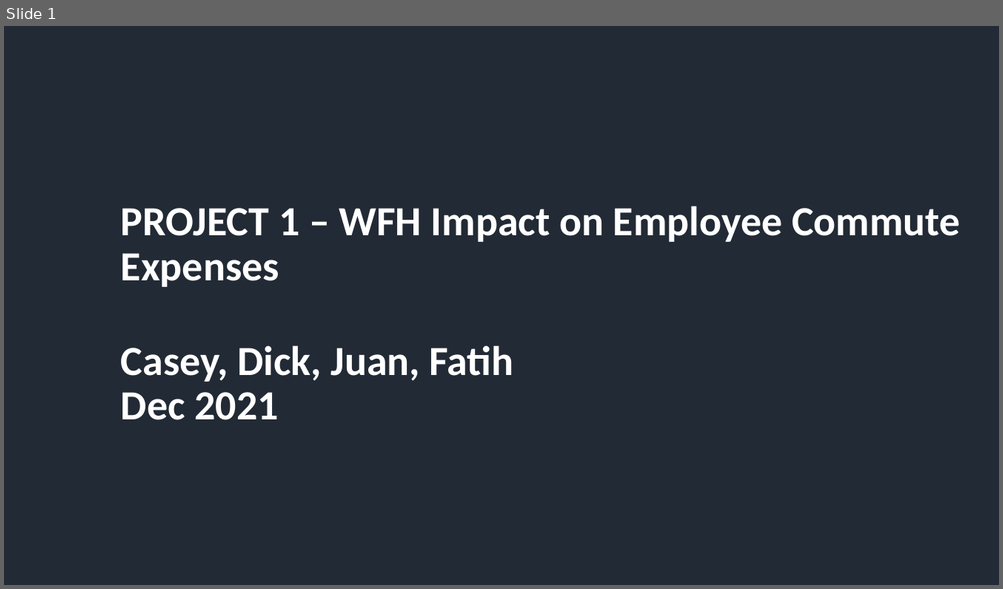
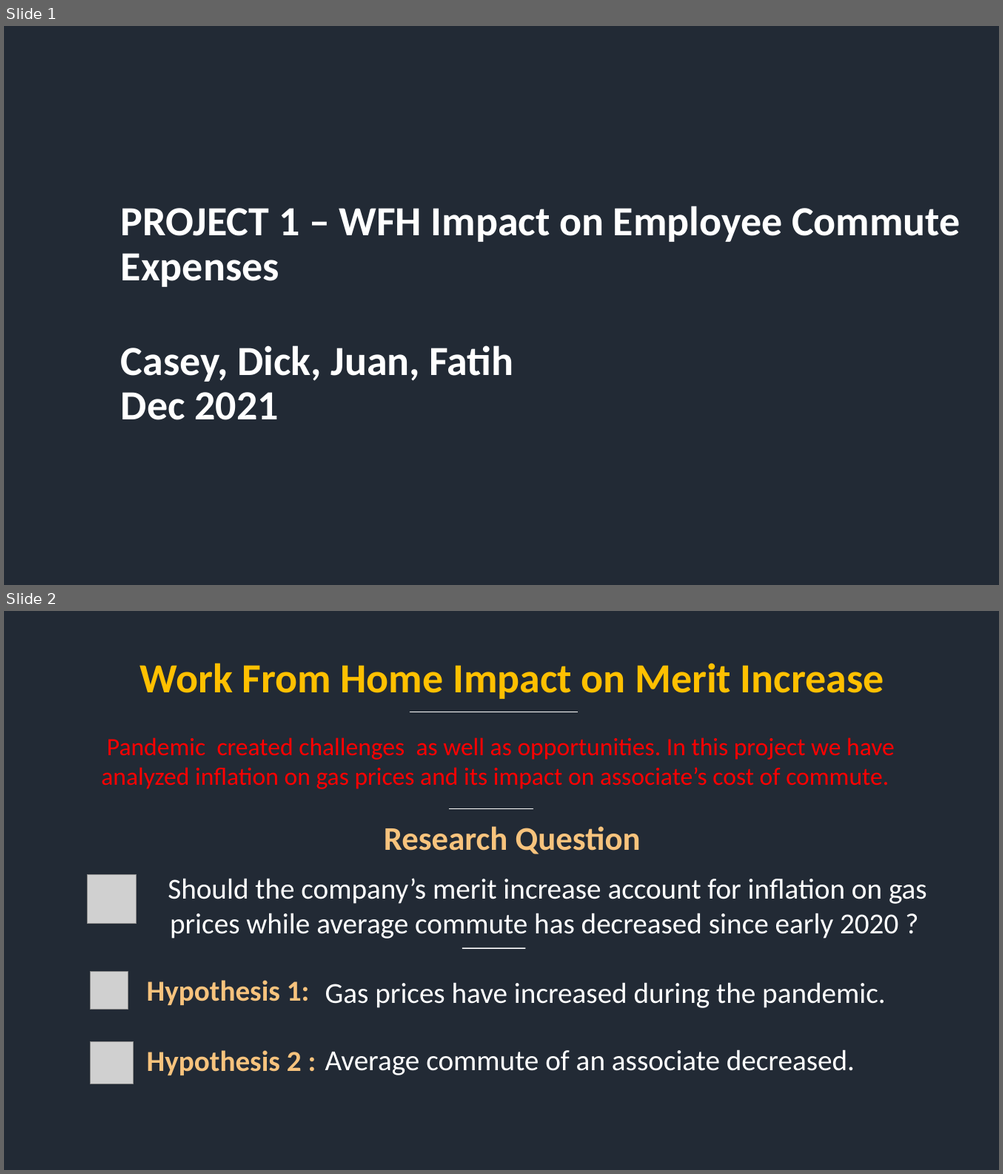
Before and after one commit to thayercasey/project_1, a slide deck: Wfh_Impact_on_Commute_Costs.pptx. Shown one above the other, each under a label of ours: slide 1 before the commit, slides 1 and 2 after it. The pictures are 1003x589 and 1003x1174 pixels, drawn with LibreOffice and Linux fonts; fonts in the diff are those of the drawing; grey boxes stand for pictures. Boxes give left, top, right and bottom in pixels: in the first picture for what was removed or moved away, otherwise in the second. Text is boxed around its words. In the diff, an @@ line names an element or a change of style, - is before the commit and + after.

```diff
--- a/Wfh_Impact_on_Commute_Costs.pptx
+++ b/Wfh_Impact_on_Commute_Costs.pptx
@@ slide 2 added at [4, 611, 999, 1170], background #222A34 @@
@@ text added at [140, 663, 884, 699], 40 pt, text #FFC000, bold @@
+Work From Home Impact on Merit Increase
@@ line added from (409, 712) to (578, 712), #FFFFFF 1 pt @@
@@ text added at [101, 738, 894, 789], 24 pt, text #FF0000 @@
+Pandemic created challenges as well as opportunities. In this project we have analyzed inflation on gas prices and its impact on associate’s cost of commute.
@@ line added from (449, 809) to (533, 809), #FFFFFF 1 pt @@
@@ text added at [384, 826, 640, 854], 32 pt, text #F7C37D, bold @@
+Research Question
@@ picture added at [88, 875, 136, 923] @@
@@ text added at [168, 878, 927, 939], 28 pt, text #FFFFFF @@
+Should the company’s merit increase account for inflation on gas prices while average commute has decreased since early 2020 ?
@@ line added from (462, 949) to (526, 949), #FFFFFF 1 pt @@
@@ picture added at [91, 972, 128, 1009] @@
@@ text added at [147, 980, 310, 1005], 28 pt, text #F7C37D, bold @@
+Hypothesis 1:
@@ text added at [325, 982, 885, 1008], 28 pt, text #FFFFFF @@
+Gas prices have increased during the pandemic.
@@ picture added at [91, 1042, 133, 1085] @@
@@ text added at [147, 1051, 301, 1076], 28 pt, text #F7C37D, bold @@
+Hypothesis 2 :
@@ text added at [325, 1050, 854, 1076], 28 pt, text #FFFFFF @@
+Average commute of an associate decreased.
```
Also in this commit, not shown: 1 slide changed, 7 other slides added, 4 slides removed, 1 other file.
